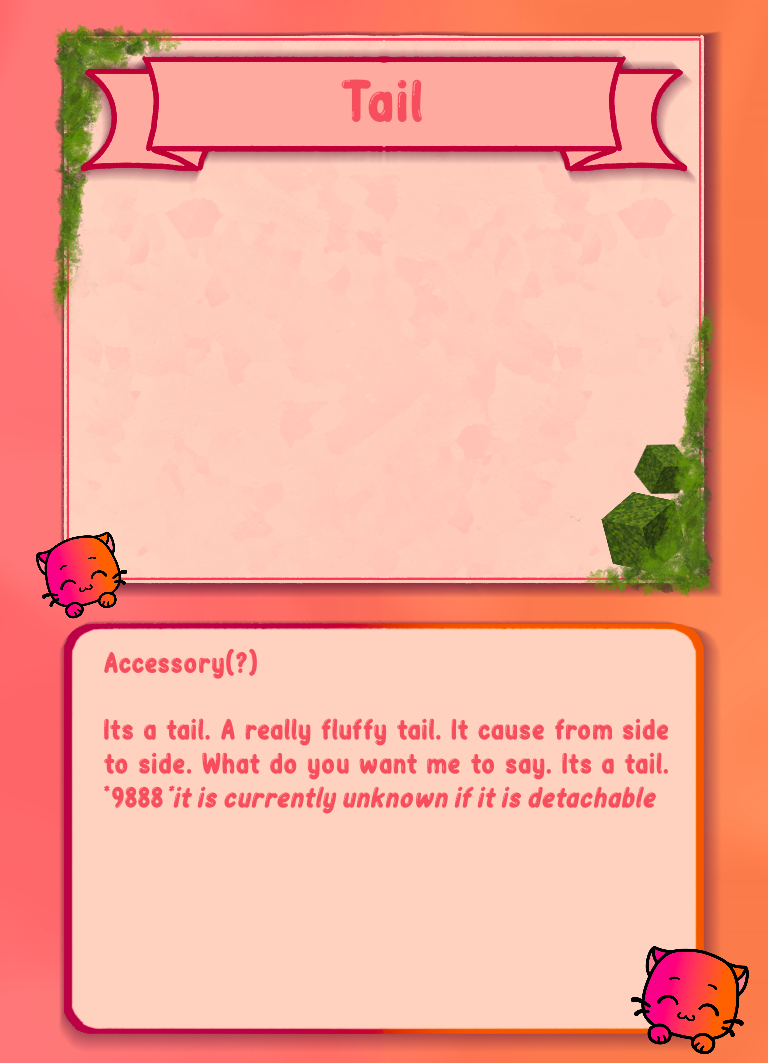
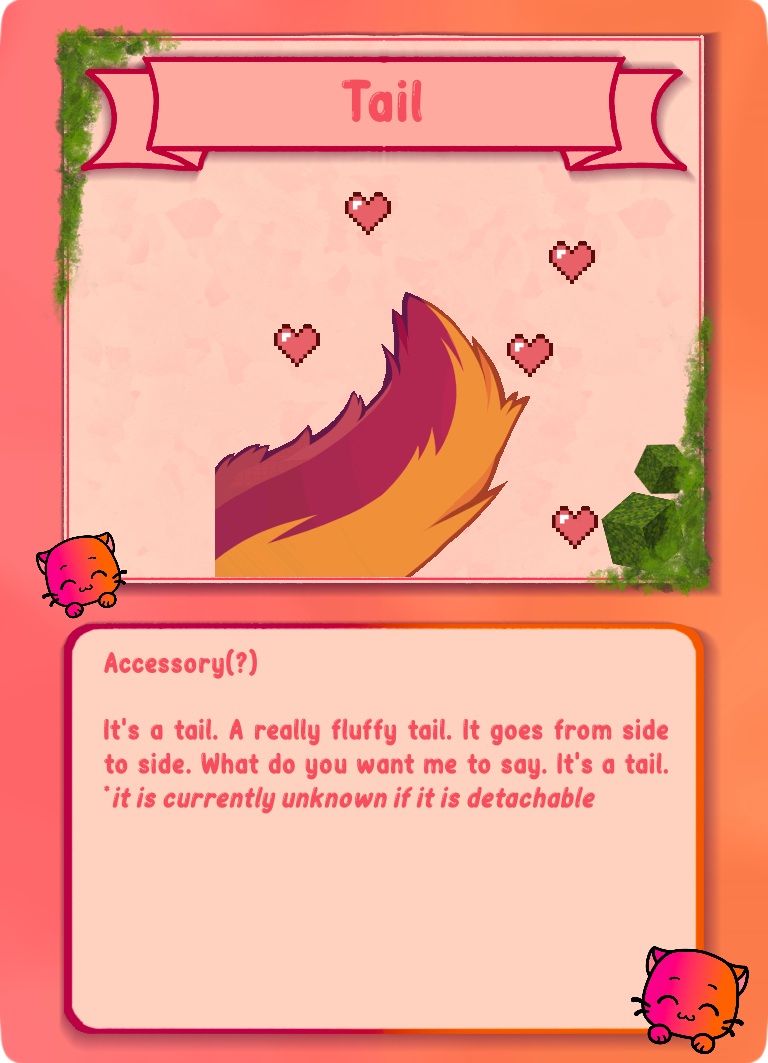
Two versions of the same layered image (768 x 1063). Layer-by-layer changes:
painted on "Accessory(?) ..." over [112, 717, 656, 814]
added layer "tail.png" above "plainCardTopTextBox.png #1" over [215, 192, 598, 577]
painted on "plainCardBackground.png" over [0, 0, 768, 1063]
